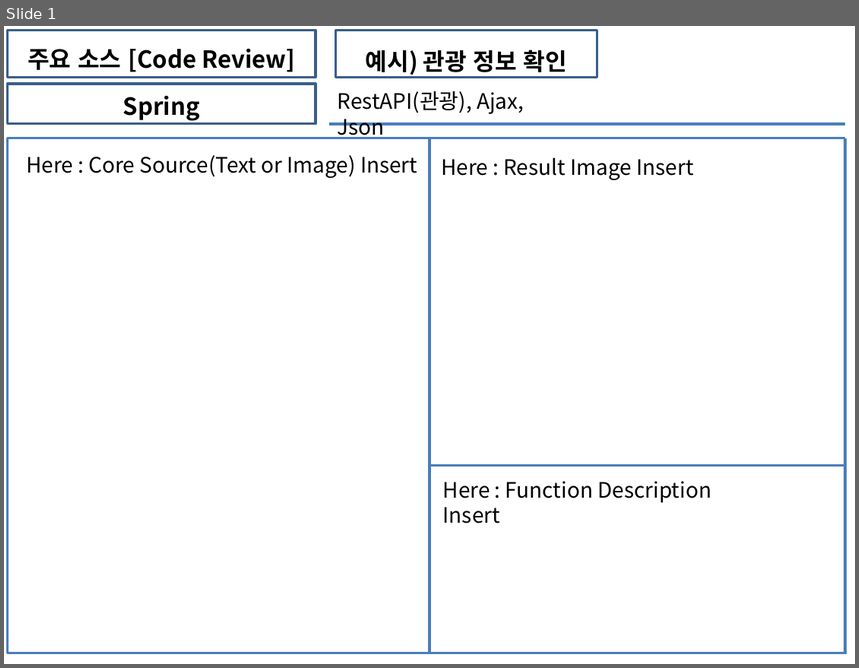
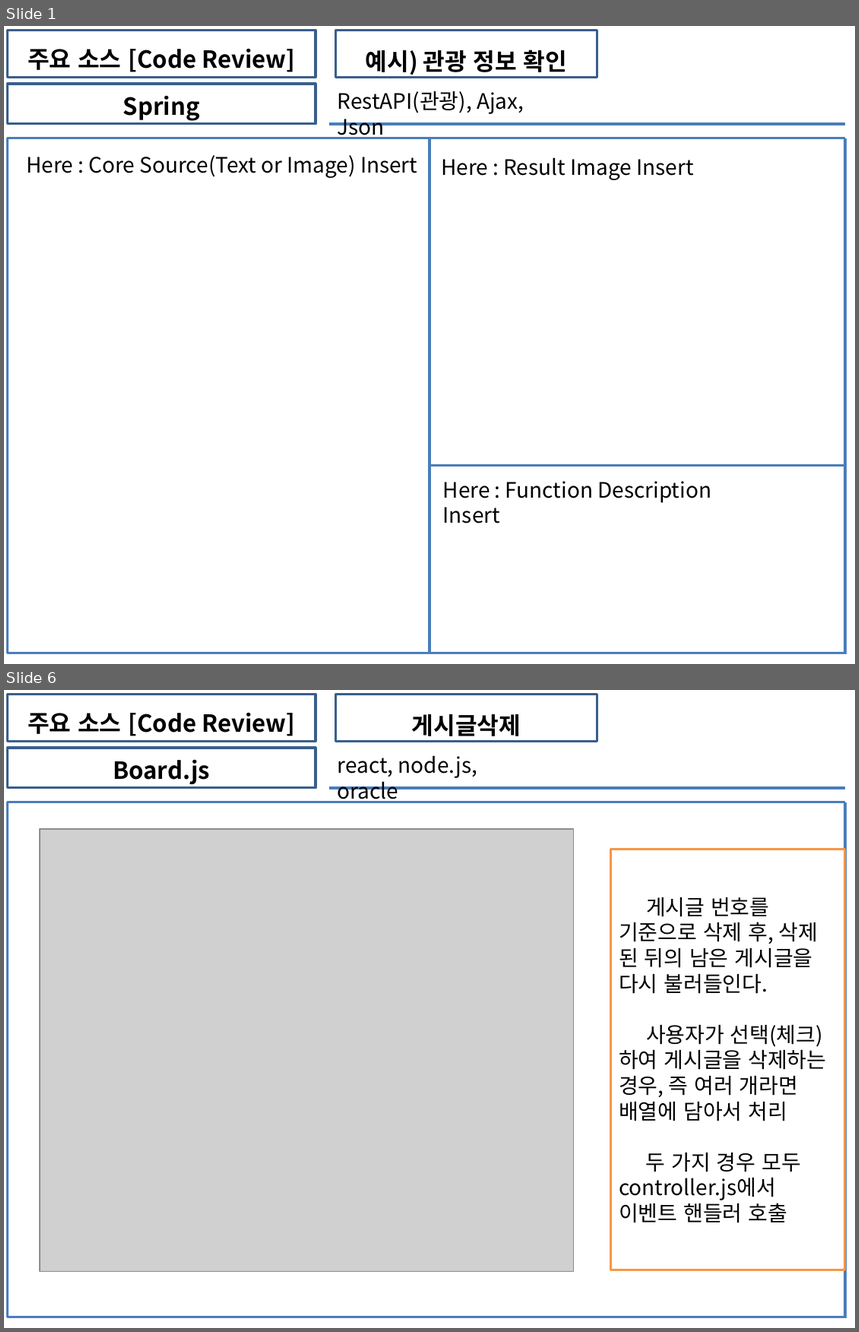
Before and after one commit to soh0256/5team, a slide deck: 개발 5팀 6차 미니 프로젝트/3) KOSMO_77기_개발 0팀_Unit_Test_보고서.pptx. Shown one above the other, each under a label of ours: slide 1 before the commit, slides 1 and 6 after it; the slides between them are not shown. The pictures are 859x668 and 859x1332 pixels, drawn with LibreOffice and Linux fonts; fonts in the diff are those of the drawing; grey boxes stand for pictures. Boxes give left, top, right and bottom in pixels: in the first picture for what was removed or moved away, otherwise in the second. Text is boxed around its words. In the diff, an @@ line names an element or a change of style, - is before the commit and + after.

Commit message:
게시판_유닛테스트

```diff
--- a/개발 5팀 6차 미니 프로젝트/3) KOSMO_77기_개발 0팀_Unit_Test_보고서.pptx
+++ b/개발 5팀 6차 미니 프로젝트/3) KOSMO_77기_개발 0팀_Unit_Test_보고서.pptx
@@ slide 6 added at (4,690,855,1328), background #FFFFFF @@
@@ rectangle added at (7,695,316,741), outline #3A5F8C 2 pt, 20 pt, text #000000, bold @@
+주요 소스 [Code Review]
@@ rectangle added at (336,695,598,741), outline #3A5F8C 2 pt, 20 pt, text #000000, bold @@
+게시글삭제
@@ rectangle added at (7,748,316,788), outline #3A5F8C 2 pt, 20 pt, text #000000, bold @@
+Board.js
@@ text added at (338,755,477,803), 18 pt, text #000000 @@
+react, node.js, oracle
@@ line added from (7, 802) to (845, 802), #4B7EBC 2.25 pt @@
@@ line added from (7, 802) to (7, 1317), #4B7EBC 2.25 pt @@
@@ line added from (329, 788) to (845, 788), #4B7EBC 2.25 pt @@
@@ line added from (845, 802) to (845, 1319), #4B7EBC 2.25 pt @@
@@ picture added at (40,829,573,1271) @@
@@ rectangle added at (611,849,846,1271), outline #F79646 2 pt, 18 pt, text #000000 @@
+▫ 게시글 번호를 기준으로 삭제 후, 삭제 된 뒤의 남은 게시글을 다시 불러들인다.
+▫ 사용자가 선택(체크)하여 게시글을 삭제하는 경우, 즉 여러 개라면 배열에 담아서 처리
+▫ 두 가지 경우 모두 controller.js에서 이벤트 핸들러 호출
@@ line added from (845, 1143) to (845, 1143), #4B7EBC 2.25 pt @@
@@ line added from (7, 1317) to (845, 1317), #4B7EBC 2.25 pt @@
```
Also in this commit, not shown: 17 other slides added.
